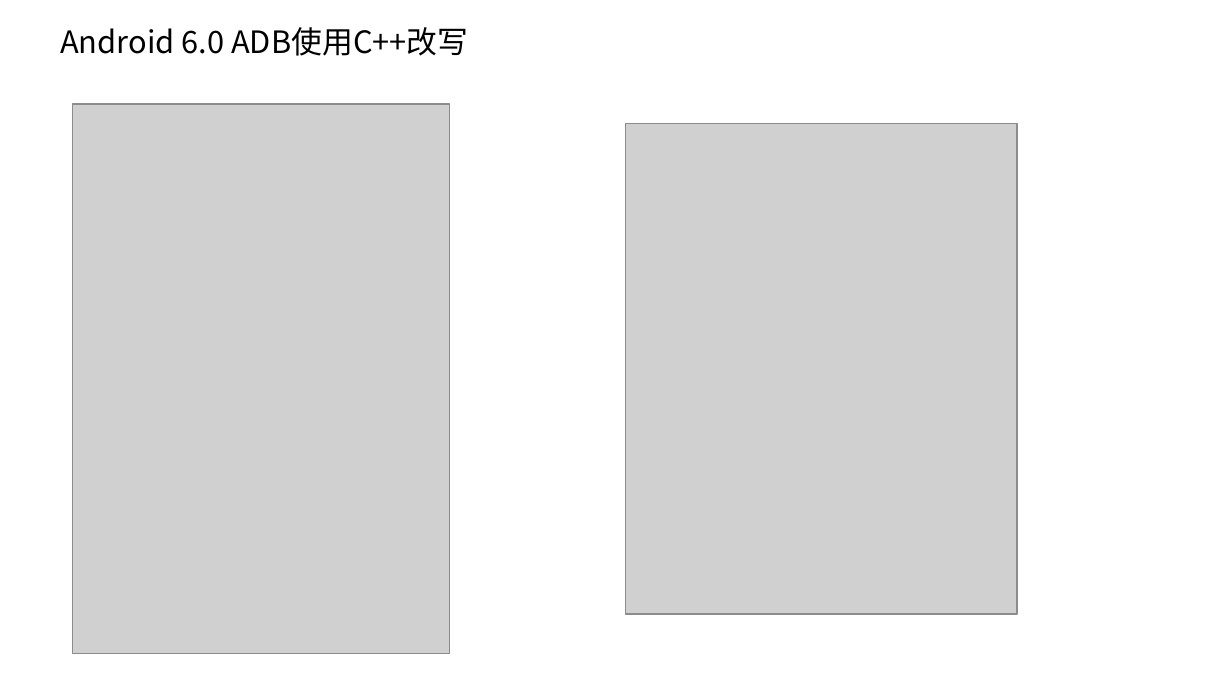
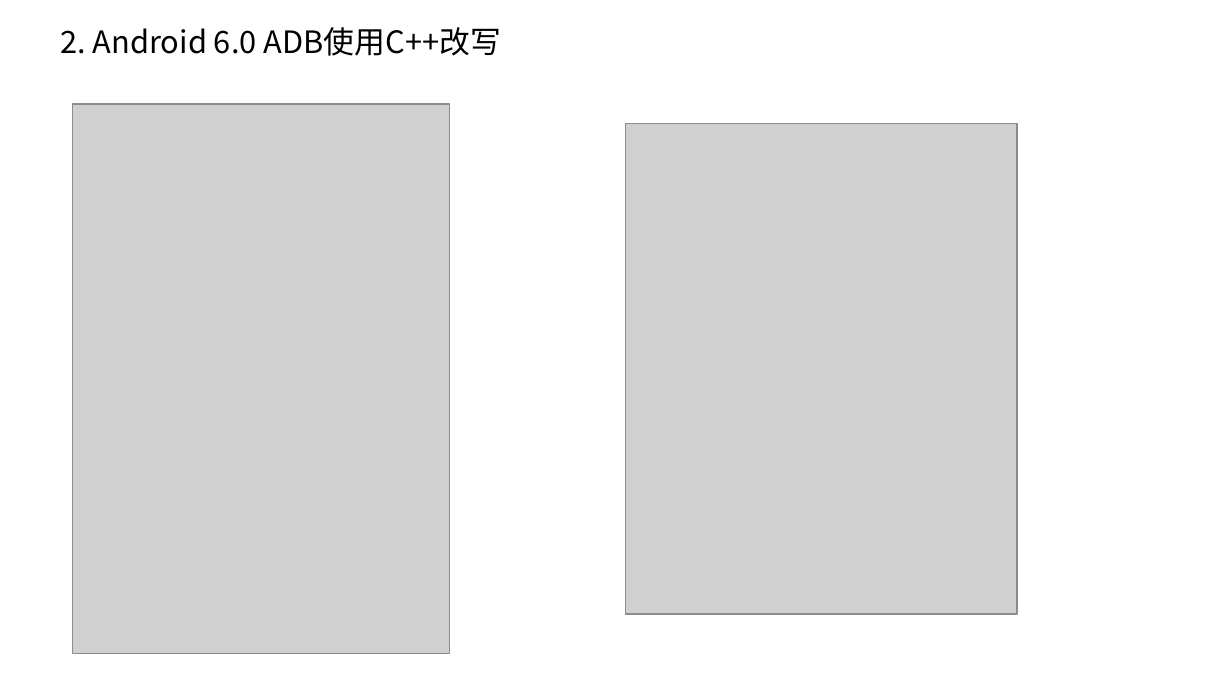
Before and after one commit to phybio/adb, a slide deck: slide 7 of adb.pptx. Drawn at 1232x693 pixels with LibreOffice and Linux fonts; fonts in the diff are those of the drawing; grey boxes stand for pictures; background and template pictures are left out. Boxes give left, top, right and bottom in pixels: in the first picture for what was removed or moved away, otherwise in the second. Text is boxed around its words. In the diff, an @@ line names an element or a change of style, - is before the commit and + after.

```diff
--- a/adb.pptx
+++ b/adb.pptx
@@ title at bbox=[60, 27, 501, 56]: text changed @@
-Android 6.0 ADB使用C++改写
+2. Android 6.0 ADB使用C++改写
```
Also in this commit, not shown: 17 other slides changed, 2 slides added.
